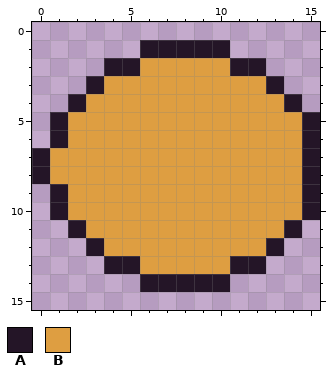
Pixel-art file: art/fruit/lemon.aseprite. Above, as it was before the edit.
16x16 pixels, 1 frame.
Palette (. is transparent): A #241527  B #de9e41
Pixels before, first column x 0:
 1 ......AAAAA.....
 2 ....AABBBBBAA...
 3 ...ABBBBBBBBBA..
 4 ..ABBBBBBBBBBBA.
 5 .ABBBBBBBBBBBBBA
 6 .ABBBBBBBBBBBBBA
 7 ABBBBBBBBBBBBBBA
 8 ABBBBBBBBBBBBBBA
 9 .ABBBBBBBBBBBBBA
10 .ABBBBBBBBBBBBBA
11 ..ABBBBBBBBBBBA.
12 ...ABBBBBBBBBA..
13 ....AABBBBBAA...
14 ......AAAAA.....
New version:
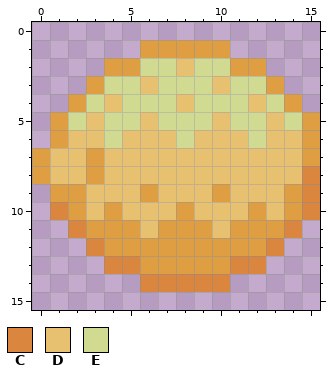
Colours new in this view: C #da863e  D #e8c170  E #d0da91
Change:
Changed rows in their new state; - is an unchanged pixel.
Layer "Layer 1":
first column x 0:
 1 ------BBBBB-----
 2 ----BBEEDEEBB---
 3 ---BEEDEEEDEEB--
 4 --BEDEEEDEEEDEB-
 5 -BEDEEDEEEDEEDEB
 6 -BDDEDDDEDDDEDDB
 7 BDD-DDDDDDDDDDDB
 8 BDD-DDDDDDDDDDDC
 9 -B-DDD-DDD-DDD-C
10 -C-D-DDD-DDD-D-C
11 --C---D---D---C-
12 ---C---------C--
13 ----CC-----CC---
14 ------CCCCC-----
Pixel boxes of the changes (left, top, right, bottom) in both pictures:
changed: (32, 40, 320, 292)
